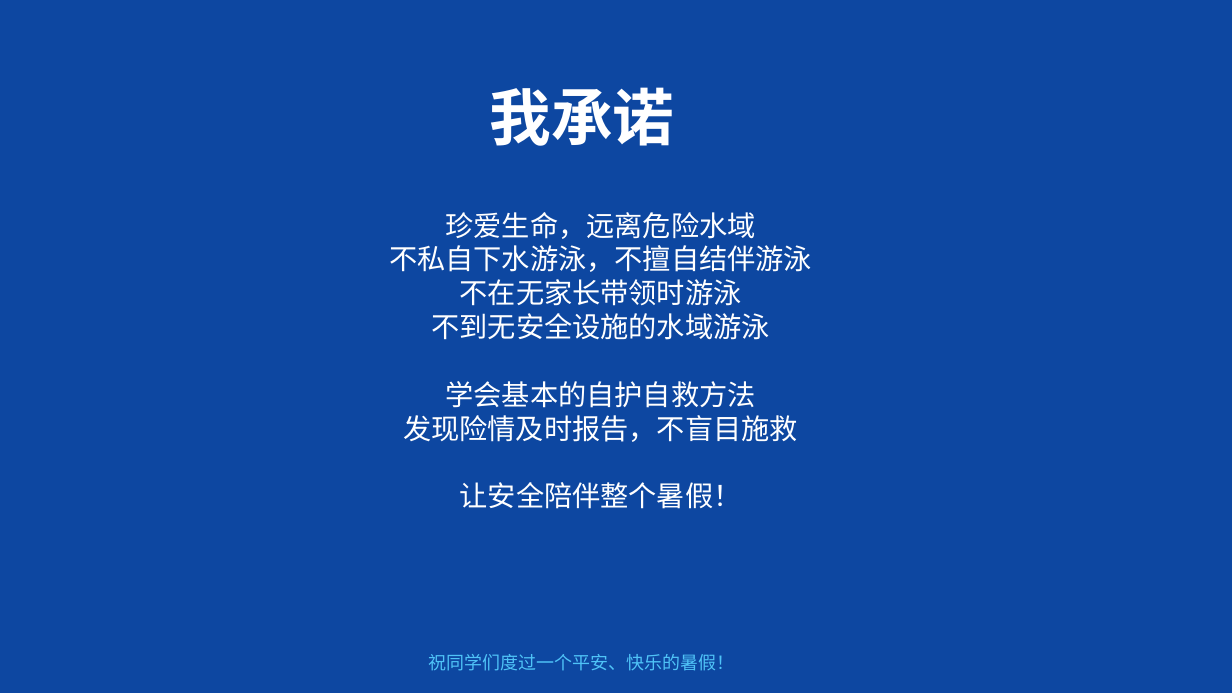
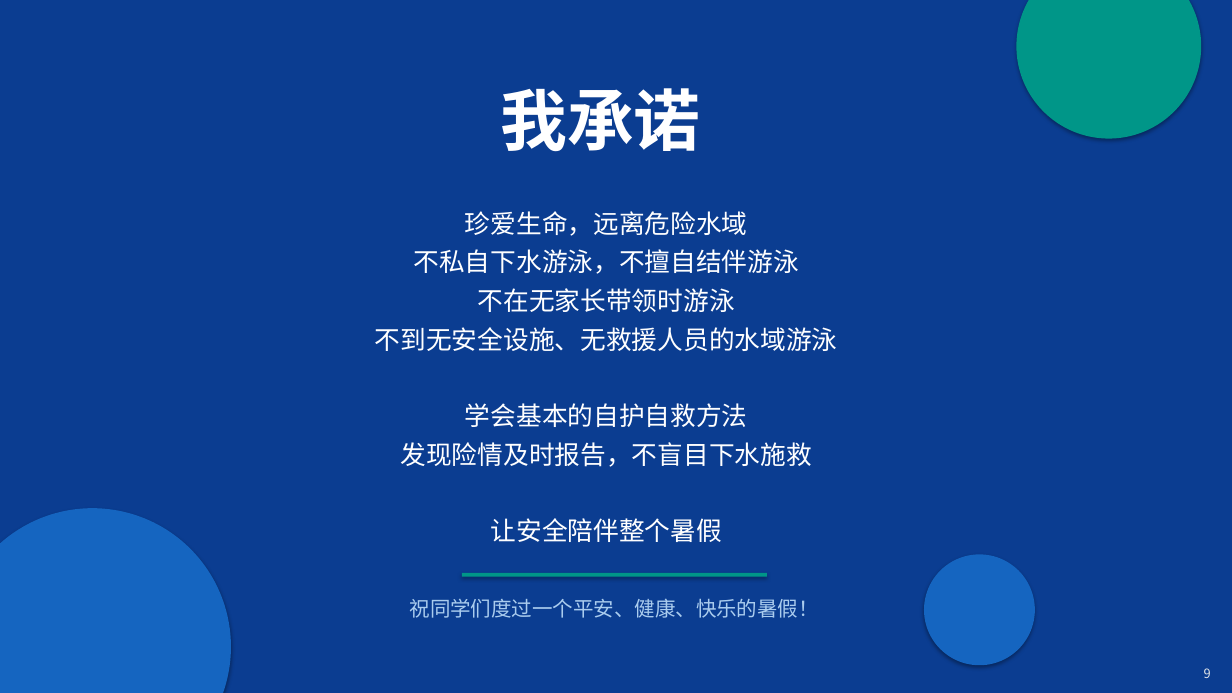
Before and after one commit to ljh010704/test-git-link, a slide deck: slide 9 of 暑假防溺水安全教育.pptx. Drawn at 1232x693 pixels with LibreOffice and Linux fonts; fonts in the diff are those of the drawing. Boxes give left, top, right and bottom in pixels: in the first picture for what was removed or moved away, otherwise in the second. Text is boxed around its words. In the diff, an @@ line names an element or a change of style, - is before the commit and + after.

```diff
--- a/暑假防溺水安全教育.pptx
+++ b/暑假防溺水安全教育.pptx
@@ background #0D47A1 to #0B3D91 @@
@@ ellipse added at bbox=[1017, 0, 1202, 139], fill #009688 @@
@@ text "我承诺": place and size @@
-text "我承诺" at bbox=[490, 87, 675, 146]
+text "我承诺" at bbox=[501, 88, 701, 152]
@@ text "我承诺" at bbox=[501, 88, 701, 152]: size 48 to 52 pt @@
@@ text at bbox=[375, 211, 838, 542]: text changed; size 22 to 20 pt @@
-珍爱生命，远离危险水域
-不私自下水游泳，不擅自结伴游泳
-不在无家长带领时游泳
-不到无安全设施的水域游泳
-学会基本的自护自救方法
-发现险情及时报告，不盲目施救
-让安全陪伴整个暑假！
+珍爱生命，远离危险水域
+不私自下水游泳，不擅自结伴游泳
+不在无家长带领时游泳
+不到无安全设施、无救援人员的水域游泳
+学会基本的自护自救方法
+发现险情及时报告，不盲目下水施救
+让安全陪伴整个暑假
@@ ellipse added at bbox=[0, 508, 231, 693], fill #1565C0 @@
@@ ellipse added at bbox=[924, 555, 1035, 665], fill #1565C0 @@
@@ text at bbox=[410, 599, 819, 618]: text changed; size 14 to 16 pt; text colour #4FC3F7 to #AACCEE @@
-祝同学们度过一个平安、快乐的暑假！
+祝同学们度过一个平安、健康、快乐的暑假！
@@ rectangle added at bbox=[462, 573, 767, 577], fill #009688 @@
@@ text added at bbox=[1204, 668, 1211, 678], 10 pt, text #E0E4E8 @@
+9
```
Also in this commit, not shown: 8 other slides changed, 1 slide added, 1 other file.
